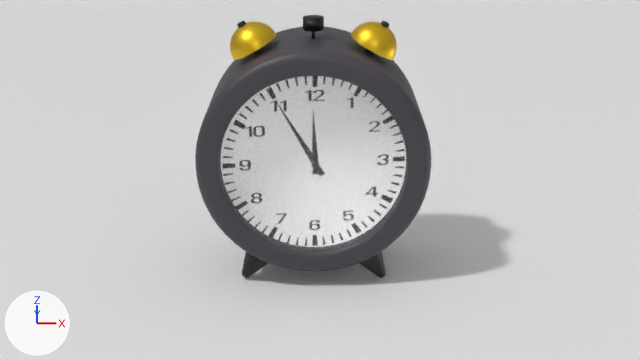
Before and after pictures for a commit that changed the Blender file props/DEUXIEMESCENE/réveil.blend.
Both versions are drawn from the file's camera 'Camera'. Lighting does not change. The marker at lower left points along +X, +Y and +Z.

Objects in the first picture: 'Cube', 'Cymbale', 'Face', 'Plane', 'TigeCymbale', 'réveil'.
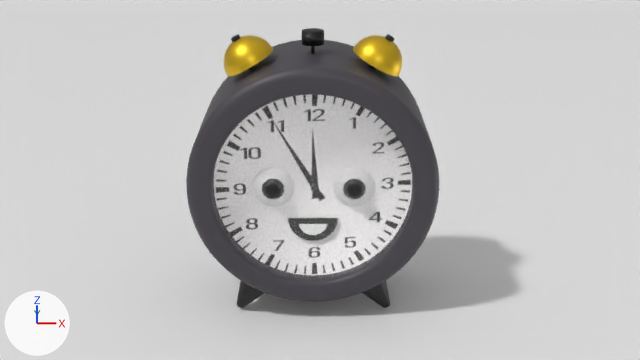
Changed parts and their boxes [x1, y1, x2, y2] in the pictures (640 x 360 px):
'Face', moved
    before: [220, 76, 407, 250]
    after: [213, 94, 413, 279]
'réveil', moved
    before: [195, 27, 431, 272]
    after: [186, 40, 439, 302]
'Cymbale', moved
    before: [230, 21, 397, 60]
    after: [224, 35, 402, 77]
'Cube', moved
    before: [242, 251, 386, 278]
    after: [237, 280, 390, 308]
'BoutonArret', moved
    before: [303, 15, 324, 32]
    after: [302, 28, 324, 46]
'TigeCymbale', moved
    before: [237, 20, 389, 54]
    after: [231, 34, 394, 70]
'Sphere.003', added
    after: [347, 183, 362, 197]
'Sphere.002', added
    after: [266, 184, 280, 197]
'Tige', moved
    before: [312, 32, 315, 38]
    after: [311, 46, 315, 53]

The edits, one by one:
Material 'Material' (mat_material) is new.
Its base color is (0.0, 0.0, 0.0) (black #000000).
Mesh me_sphere_002 is new.
It is a UV sphere (32 segments, 16 rings, poles along z) spanning x -1.0..1.0, y -1.0..1.0, z -1.0..1.0.
Mesh me_sphere_004 is new.
It is a UV sphere (32 segments, 16 rings, poles along z) spanning x -1.0..1.0, y -1.0..1.0, z -1.0..1.0.
It uses material mat_material (black #000000).
Object 'réveil' (ob_réveil) moves from (0.0, 0.0, 1.141) to (0.0, -0.54, 1.141).
In object 'Face' (ob_face), parent is now set to ob_réveil.
In object 'Face' (ob_face), matrix_parent_inverse is now set to Matrix(((1.0, 0.0, 0.0, 0.0), (0.0, 0.0, 1.0, -1.141), (0.0, -1.0, 0.0, 0.0), (0.0, 0.0, 0.0, 1.0))).
In object 'TigeCymbale' (ob_tigecymbale), parent is now set to ob_réveil.
In object 'TigeCymbale' (ob_tigecymbale), matrix_parent_inverse is now set to Matrix(((1.0, 0.0, 0.0, 0.0), (0.0, 0.0, 1.0, -1.141), (0.0, -1.0, 0.0, 0.0), (0.0, 0.0, 0.0, 1.0))).
In object 'Cymbale' (ob_cymbale), parent is now set to ob_tigecymbale.
In object 'Cymbale' (ob_cymbale), matrix_parent_inverse is now set to Matrix(((21.53, 0.0, -11.94, 13.88), (0.0, 22.61, 0.0, 11.28), (-3.173, 0.0, -5.722, 13.91), (0.0, 0.0, 0.0, 1.0))).
Object 'Sphere.003' (ob_sphere_003) is new; it shows me_sphere_004.
Its parent is ob_oeill.
Its matrix parent inverse is Matrix(((3.556, 0.0, 0.0, -1.17), (0.0, 3.556, 0.0, 4.217), (0.0, 0.0, 3.556, -4.058), (0.0, 0.0, 0.0, 1.0))).
Its location is (0.329, -1.385, 1.141).
Its scale is (0.111, 0.111, 0.111).
Object 'OeilL' (ob_oeill) is new; it shows me_sphere_002.
Its location is (0.329, -1.186, 1.141).
Its scale is (0.281, 0.281, 0.281).
Object 'Sphere.002' (ob_sphere_002) is new; it shows a copy of me_sphere_004.
Its parent is ob_oeilr.
Its matrix parent inverse is Matrix(((3.556, 0.0, 0.0, 1.122), (0.0, 3.556, 0.0, 4.217), (0.0, 0.0, 3.556, -4.058), (0.0, 0.0, 0.0, 1.0))).
Its location is (-0.316, -1.385, 1.141).
Its scale is (0.111, 0.111, 0.111).
Object 'OeilR' (ob_oeilr) is new; it shows a copy of me_sphere_002.
Its location is (-0.316, -1.186, 1.141).
Its scale is (0.281, 0.281, 0.281).
